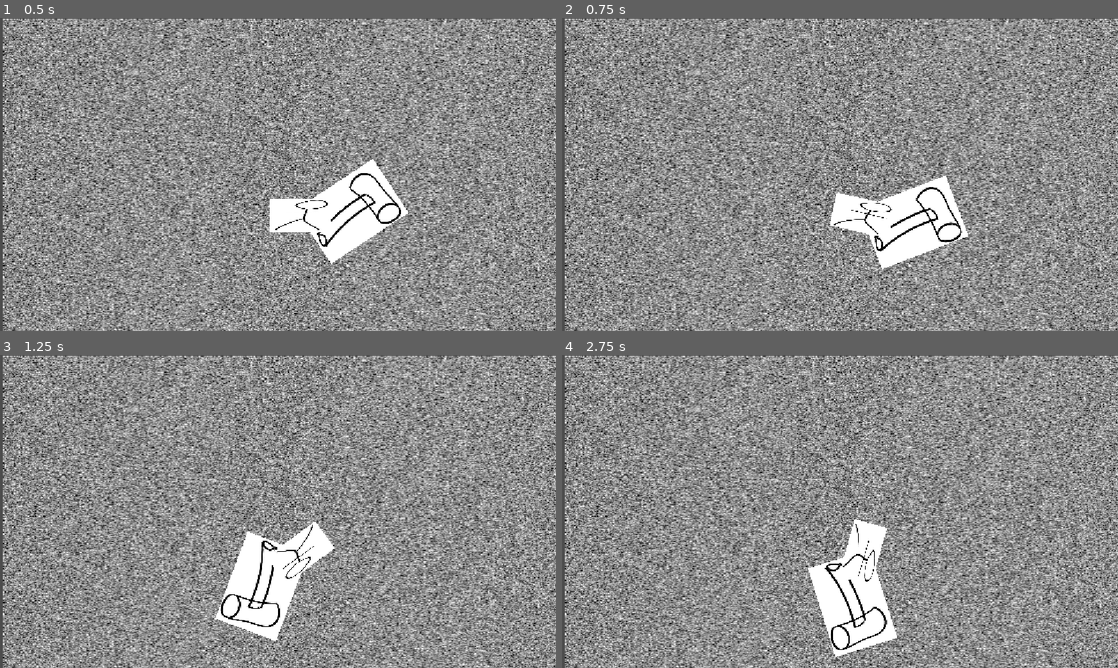
Above: before the commit, frames 1-4 (two rows, left to right).
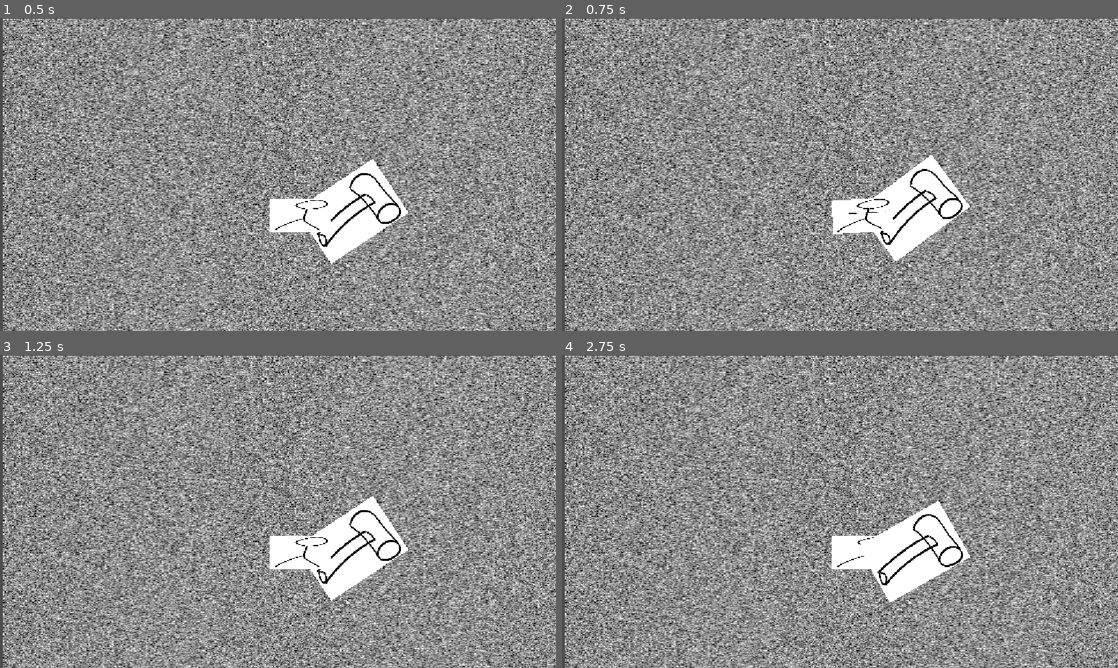
Above: after the commit, the same moments.

Repository: ryantheking603/VerySeriousGameJamGame
Game: Godot game, scene res://root.tscn
The game is run twice, just before and just after one commit, with the same random seed, the same clock (stepped at 60 frames per second) and the same inputs.
Inputs:
- Up to frame 1 (0.5 s): no input
- Up to frame 2 (0.75 s): tap Enter at 0.5 s; hold Right (right) from 0.53 s (still down); tap Q (rotateccw, bound only after the commit) at 0.6 s
- Up to frame 3 (1.25 s): keep holding Right (right); tap E (rotatecw, bound only after the commit) at 0.8 s
- Up to frame 4 (2.75 s): release Right (right) at 1.28 s; hold Left (left) 1.28-2.03 s; tap E (rotatecw, bound only after the commit) at 1.35 s; tap T (throw) at 1.55 s; hold Right (right) from 2.03 s (still down); hold T (throw) from 2.03 s (still down); tap Q (rotateccw, bound only after the commit) at 2.3 s

Frame 1 is identical in both runs. In frame 2, 2.4% of the frame differs, in the area x 48-74%, y 43-81%; in frame 3, 6.3%; in frame 4, 6.6%, in the area x 44-74%, y 46-97%.

Commit message:
Add throw hammer functionality
Added basic physics for throwing a weapon

Diff:
--- a/character_body_2d.gd
+++ b/character_body_2d.gd
@@ -6,17 +6,27 @@
 var rotation_speed: float = 0
 
 @export var max_speed = 200
-@export var acceleration = 50
+@export var acceleration = 200
 @export var friction: float = 200.0
 @export var max_rotation_speed = 200
 @export var rotation_friction = 5
 @export var rotation_accel = 10
 
+func _input(event: InputEvent) -> void:
+	if event.is_action_pressed("throw"):
+		if $hammerProjectile:
+			var offset_vector = $hammerProjectile.global_position\
+								- self.global_position
+			var tangent_direction = -offset_vector.orthogonal().normalized()
+			var rotational_offset_velocity = tangent_direction\
+							 		* offset_vector.length()\
+									* rotation_speed
 
+			$hammerProjectile.be_thrown(self.velocity + rotational_offset_velocity)
 
 func get_input():
 	movement_dir = Input.get_vector("left2", "right2", "up2", "down2")
-	rotation_dir = Input.get_axis("left", "right")
+	rotation_dir = Input.get_axis("rotateccw", "rotatecw")
 
 
 func _physics_process(delta):
--- /dev/null
+++ b/hammer_projectile.gd
@@ -0,0 +1,15 @@
+extends RigidBody2D
+
+
+# Called when the node enters the scene tree for the first time.
+func _ready() -> void:
+	pass # Replace with function body.
+
+
+# Called every frame. 'delta' is the elapsed time since the previous frame.
+func _process(delta: float) -> void:
+	pass
+
+func be_thrown(velocity: Vector2):
+	self.reparent(self.get_parent().get_parent())
+	self.linear_velocity = velocity
--- a/hammer_projectile.tscn
+++ b/hammer_projectile.tscn
@@ -1,5 +1,6 @@
 [gd_scene format=3 uid="uid://ccpdax6ahjugx"]
 
+[ext_resource type="Script" uid="uid://i0r8dwfoa6im" path="res://hammer_projectile.gd" id="1_7x8yt"]
 [ext_resource type="Texture2D" uid="uid://dmqalsqoafm0y" path="res://img/temphammer.jpg" id="1_jnxeu"]
 
 [sub_resource type="CapsuleShape2D" id="CapsuleShape2D_71ww8"]
@@ -8,6 +9,7 @@
 
 [node name="hammerProjectile" type="RigidBody2D" unique_id=1773882243]
 gravity_scale = 0.0
+script = ExtResource("1_7x8yt")
 
 [node name="Temphammer" type="Sprite2D" parent="." unique_id=1141223215]
 position = Vector2(-0.99993896, 3.0517578e-05)
--- a/project.godot
+++ b/project.godot
@@ -64,11 +64,13 @@
 }
 rotatecw={
 "deadzone": 0.2,
-"events": []
+"events": [Object(InputEventKey,"resource_local_to_scene":false,"resource_name":"","device":-1,"window_id":0,"alt_pressed":false,"shift_pressed":false,"ctrl_pressed":false,"meta_pressed":false,"pressed":false,"keycode":0,"physical_keycode":69,"key_label":0,"unicode":101,"location":0,"echo":false,"script":null)
+]
 }
 rotateccw={
 "deadzone": 0.2,
-"events": []
+"events": [Object(InputEventKey,"resource_local_to_scene":false,"resource_name":"","device":-1,"window_id":0,"alt_pressed":false,"shift_pressed":false,"ctrl_pressed":false,"meta_pressed":false,"pressed":false,"keycode":0,"physical_keycode":81,"key_label":0,"unicode":113,"location":0,"echo":false,"script":null)
+]
 }
 throw={
 "deadzone": 0.2,
Not shown, added: hammer_projectile.gd.uid
